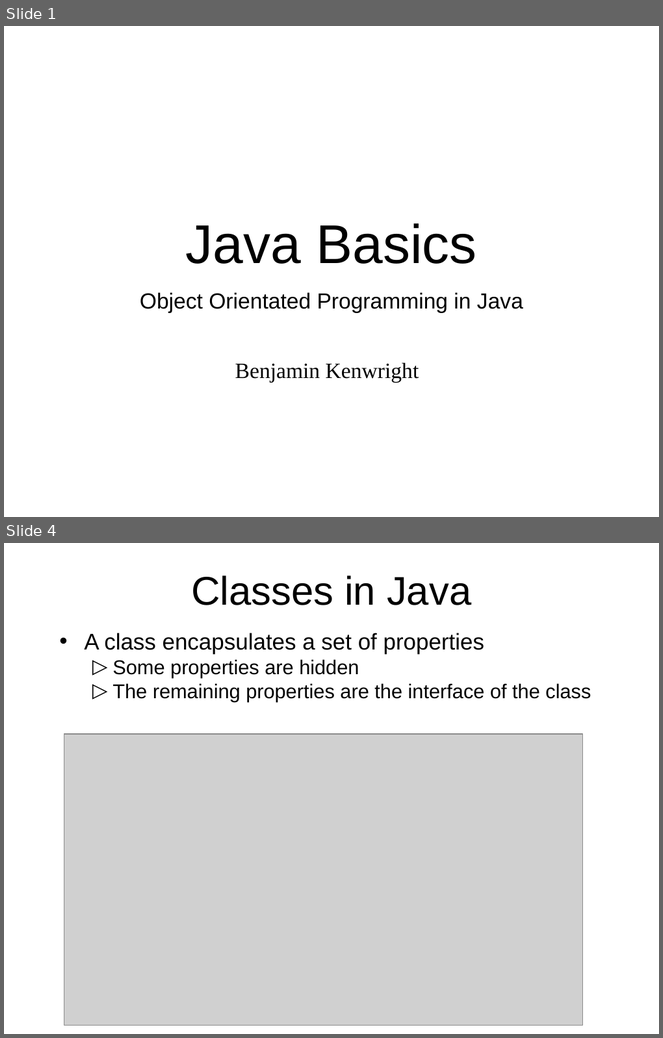
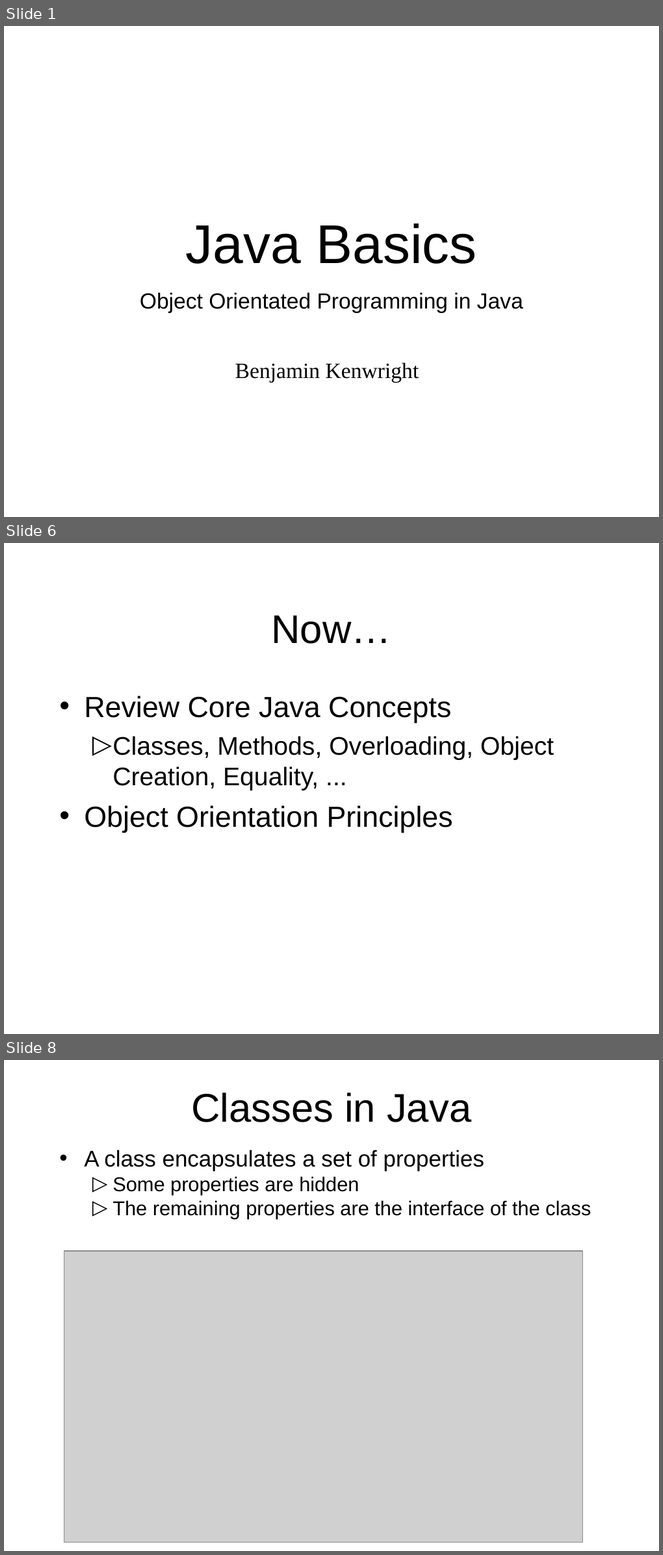
Before and after one commit to octaviordz/zjnu2017.github.io, a slide deck: OOP/lectures/030--Classes.and.Objects.ppt. Shown one above the other, each under a label of ours: slides 1 and 4 before the commit, slides 1, 6 and 8 after it; the slides between them are not shown. The pictures are 663x1038 and 663x1555 pixels, drawn with LibreOffice and Linux fonts; fonts in the diff are those of the drawing; grey boxes stand for pictures. Boxes give left, top, right and bottom in pixels: in the first picture for what was removed or moved away, otherwise in the second. Text is boxed around its words. In the diff, an @@ line names an element or a change of style, - is before the commit and + after.

Commit message:
Update slides for lesson on OO Java.

```diff
--- a/OOP/lectures/030--Classes.and.Objects.ppt
+++ b/OOP/lectures/030--Classes.and.Objects.ppt
@@ slide 6 added at (4, 543, 659, 1034), background #FFFFFF @@
@@ title added at (271, 615, 391, 644), 44 pt, text #000000 @@
+Now…
@@ text added at (84, 696, 554, 832), 28 pt, text #000000 @@
+• Review Core Java Concepts
+  ▷ Classes, Methods, Overloading, Object Creation, Equality, ...
+• Object Orientation Principles
@@ what was slide 4 is now slide 8 @@
```
Also in this commit, not shown: 5 slides changed, 4 other slides added, 1 other file.
